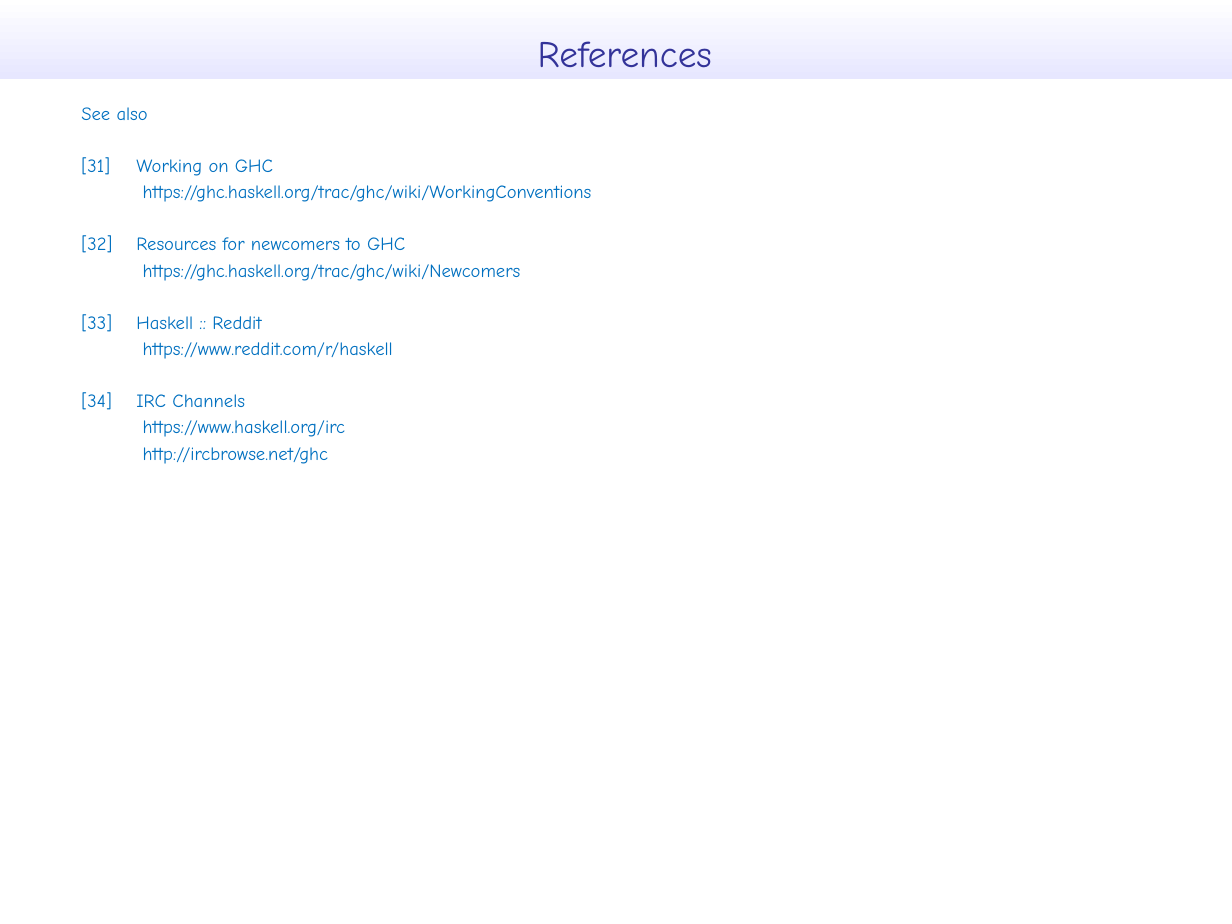
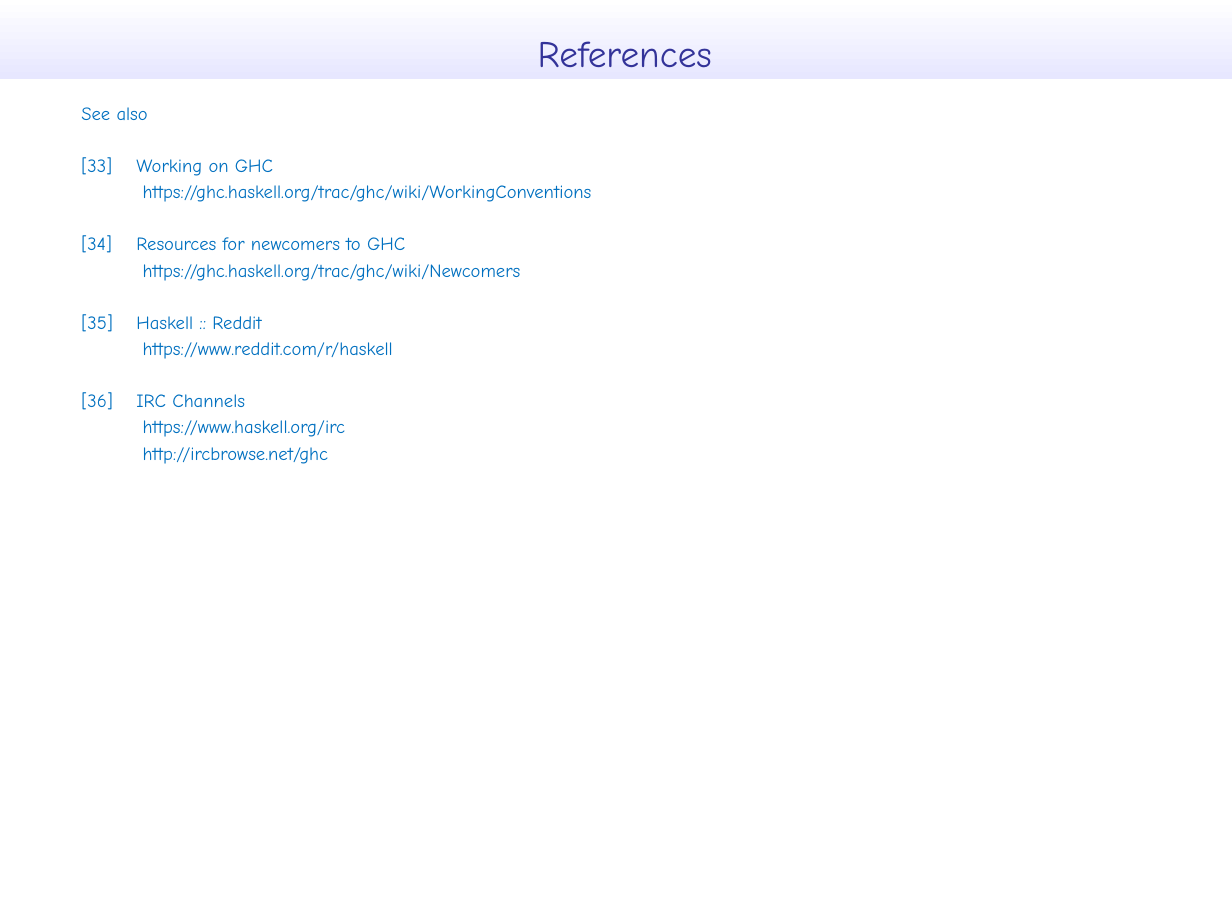
Before and after one commit to takenobu-hs/ghc-development-flow, a slide deck: slide 23 of src/ghc_development_flow.pptx. Drawn at 1232x924 pixels with LibreOffice and Linux fonts; fonts in the diff are those of the drawing. Boxes give left, top, right and bottom in pixels: in the first picture for what was removed or moved away, otherwise in the second. Text is boxed around its words. In the diff, an @@ line names an element or a change of style, - is before the commit and + after.

```diff
--- a/src/ghc_development_flow.pptx
+++ b/src/ghc_development_flow.pptx
@@ text at (81,157,273,176): text changed @@
-[31] Working on GHC
+[33] Working on GHC
@@ text at (81,235,405,253): text changed @@
-[32] Resources for newcomers to GHC
+[34] Resources for newcomers to GHC
@@ text at (81,314,261,332): text changed @@
-[33] Haskell :: Reddit
+[35] Haskell :: Reddit
@@ text at (81,392,245,410): text changed @@
-[34] IRC Channels
+[36] IRC Channels
```
Also in this commit, not shown: 10 other slides changed, 2 other files.
